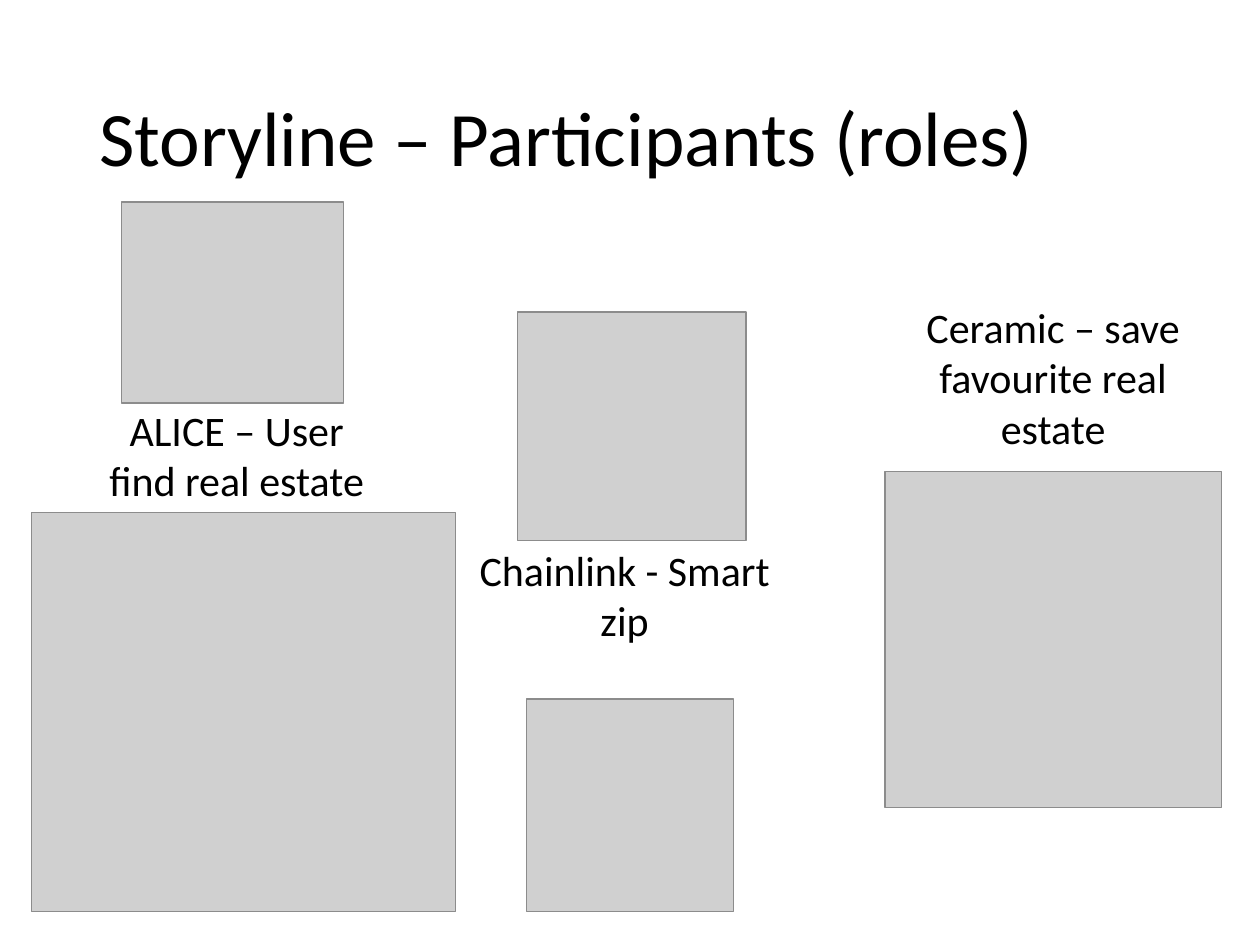
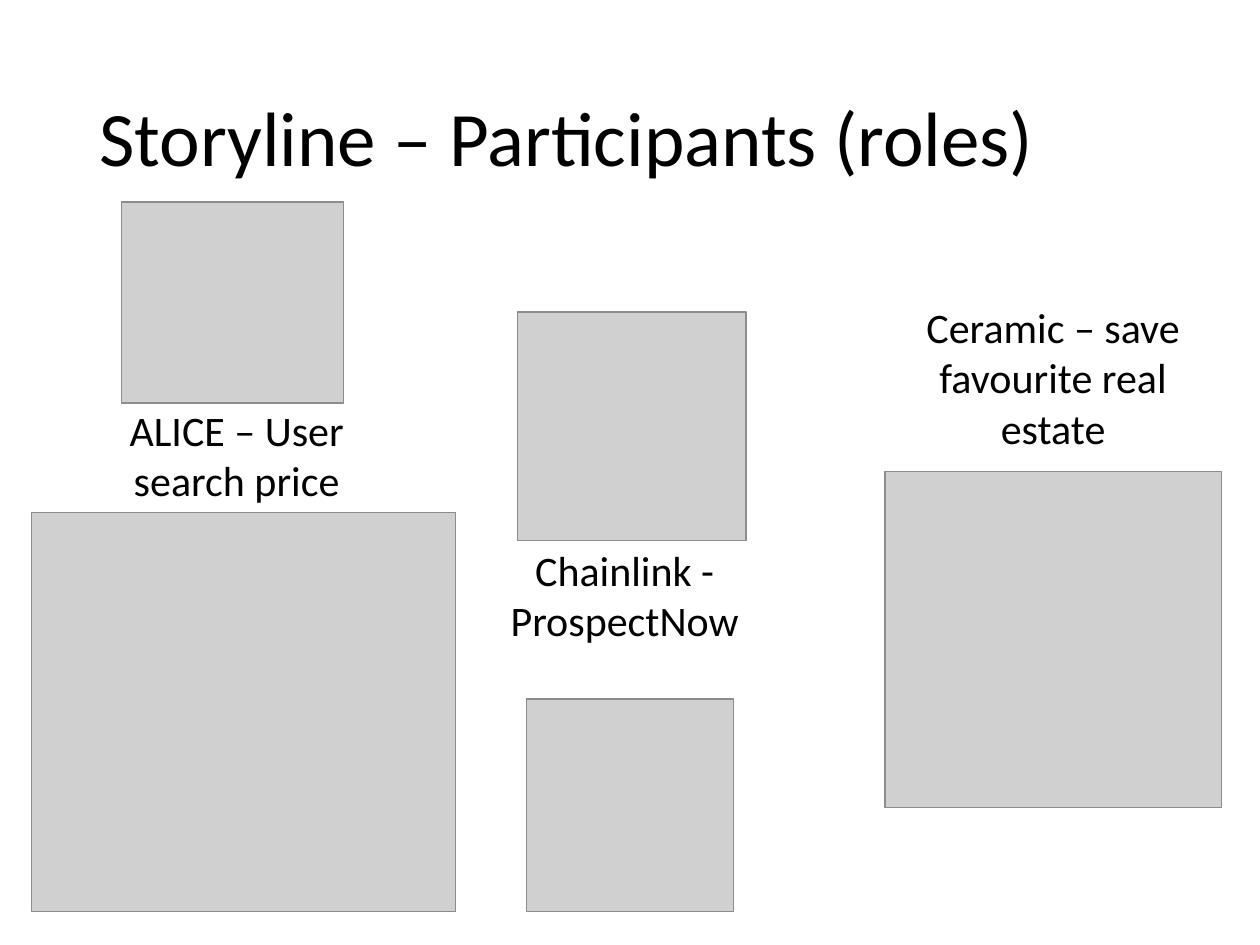
Before and after one commit to anhfactor/SmartRealEstate, a slide deck: slide 1 of Smart_RealEstate_Prototype.PPTX. Drawn at 1260x945 pixels with LibreOffice and Linux fonts; fonts in the diff are those of the drawing; grey boxes stand for pictures. Boxes give left, top, right and bottom in pixels: in the first picture for what was removed or moved away, otherwise in the second. Text is boxed around its words. In the diff, an @@ line names an element or a change of style, - is before the commit and + after.

```diff
--- a/Smart_RealEstate_Prototype.PPTX
+++ b/Smart_RealEstate_Prototype.PPTX
@@ text at bbox=[130, 418, 344, 503]: text changed @@
-ALICE – User find real estate
+ALICE – User search price
@@ text at bbox=[511, 556, 739, 643]: text changed @@
-Chainlink - Smart zip
+Chainlink - ProspectNow
```
Also in this commit, not shown: 3 other slides changed, 1 slide added, 1 other file.
